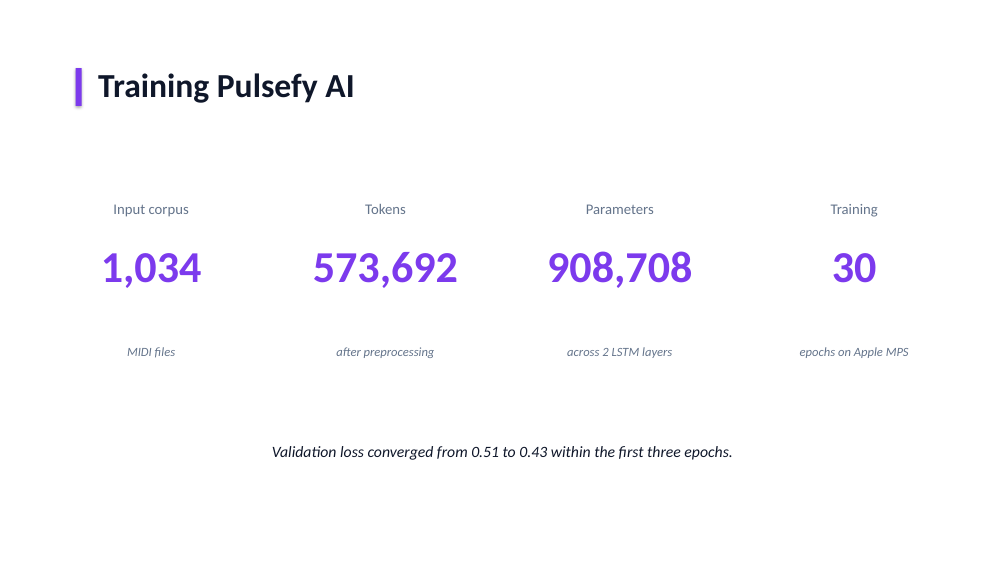
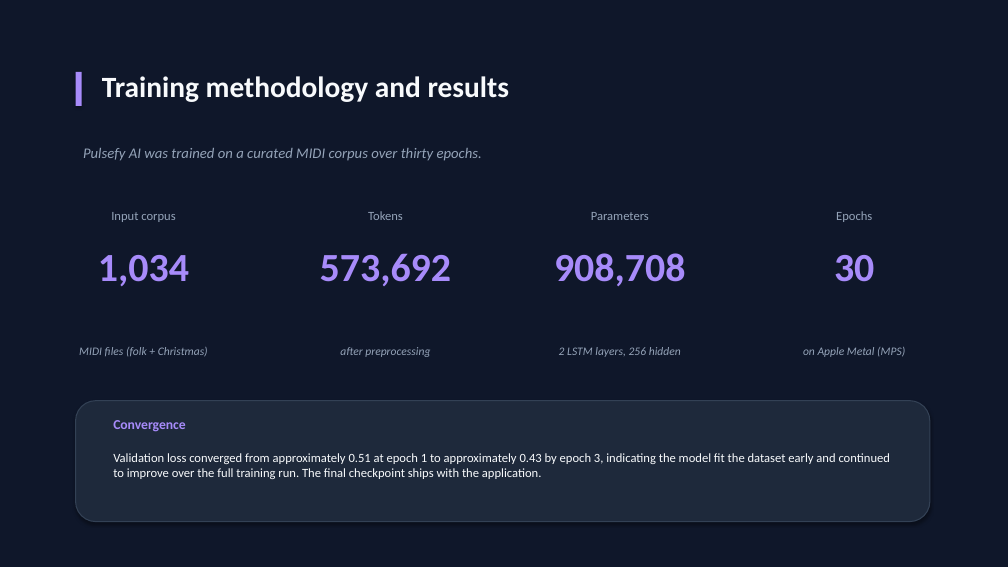
Before and after one commit to kevinvlad03/Pulsefy-Diploma-Project, a slide deck: slide 7 of docs/Pulsefy_Defense_Presentation.pptx (slide 6 before the commit). Drawn at 1008x567 pixels with LibreOffice and Linux fonts; fonts in the diff are those of the drawing. Boxes give left, top, right and bottom in pixels: in the first picture for what was removed or moved away, otherwise in the second. Text is boxed around its words. In the diff, an @@ line names an element or a change of style, - is before the commit and + after.

```diff
--- a/docs/Pulsefy_Defense_Presentation.pptx
+++ b/docs/Pulsefy_Defense_Presentation.pptx
@@ background #FFFFFF to #0F172A @@
@@ rectangle: place and size @@
-rectangle at (76,68,82,106)
+rectangle at (76,72,82,106)
@@ rectangle at (76,72,82,106): fill #7C3AED to #A78BFA @@
@@ text at (102,76,509,102): text changed; size 32 to 28 pt; text colour #0F172A to #F8FAFC @@
-Training Pulsefy AI
+Training methodology and results
@@ text added at (83,148,482,161), 14 pt, text #94A3B8, italic @@
+Pulsefy AI was trained on a curated MIDI corpus over thirty epochs.
@@ size 14 to 12 pt, text colour #64748B to #94A3B8 in 3 elements at (368,211,403,220), (591,212,649,220), (111,212,175,222) @@
@@ text "Input corpus": place and size @@
-text "Input corpus" at (113,204,189,217)
+text "Input corpus" at (111,212,175,222)
@@ text "Tokens": place and size @@
-text "Tokens" at (365,204,406,214)
+text "Tokens" at (368,211,403,220)
@@ text "Parameters": place and size @@
-text "Parameters" at (586,204,654,214)
+text "Parameters" at (591,212,649,220)
@@ text removed at (831,204,878,217) @@
-Training
@@ size 42 to 38 pt, text colour #7C3AED to #A78BFA in 4 elements at (320,253,451,286), (554,253,685,286), (834,255,874,282), (98,255,189,286) @@
@@ text added at (836,211,872,222), 12 pt, text #94A3B8 @@
+Epochs
@@ text at (79,347,208,357): text changed; size 12 to 11 pt; text colour #64748B to #94A3B8 @@
-MIDI files
+MIDI files (folk + Christmas)
@@ text "after preprocessing" at (340,347,430,357): size 12 to 11 pt, text colour #64748B to #94A3B8 @@
@@ text at (559,347,681,357): text changed; size 12 to 11 pt; text colour #64748B to #94A3B8 @@
-across 2 LSTM layers
+2 LSTM layers, 256 hidden
@@ text at (803,347,905,357): text changed; size 12 to 11 pt; text colour #64748B to #94A3B8 @@
-epochs on Apple MPS
+on Apple Metal (MPS)
@@ rounded rectangle added at (76,401,930,522), fill #1E293B, outline #334155 1 pt @@
@@ text added at (113,420,186,432), 13 pt, text #A78BFA, bold @@
+Convergence
@@ text at (113,453,890,479): text changed; size 15 to 12 pt; text colour #0F172A to #F8FAFC; italic off @@
-Validation loss converged from 0.51 to 0.43 within the first three epochs.
+Validation loss converged from approximately 0.51 at epoch 1 to approximately 0.43 by epoch 3, indicating the model fit the dataset early and continued to improve over the full training run. The final checkpoint ships with the application.
```
Also in this commit, not shown: 7 other slides changed, 4 slides added, 4 slides removed, 1 other file.
